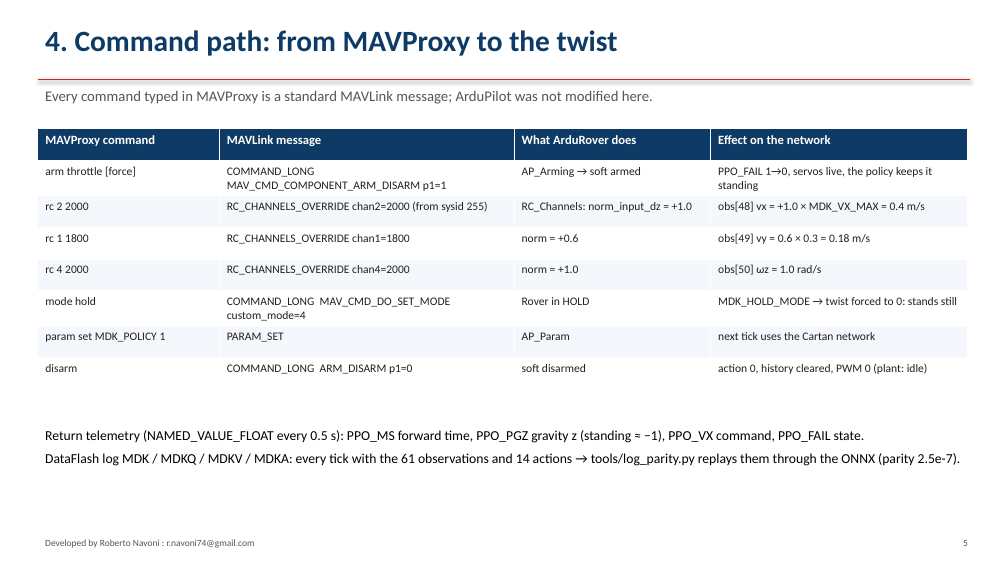
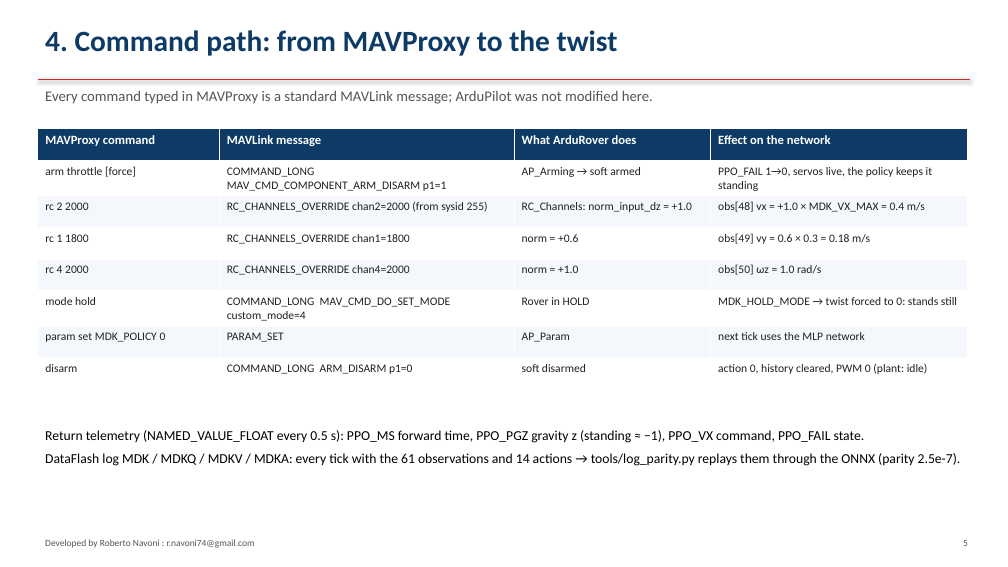
Before and after one commit to virtualrobotix/Arudpilot-Neural-Mixer, a slide deck: slide 5 of docs/architecture-integration.pptx. Drawn at 1008x567 pixels with LibreOffice and Linux fonts; fonts in the diff are those of the drawing. Boxes give left, top, right and bottom in pixels: in the first picture for what was removed or moved away, otherwise in the second. Text is boxed around its words. In the diff, an @@ line names an element or a change of style, - is before the commit and + after.

```diff
--- a/docs/architecture-integration.pptx
+++ b/docs/architecture-integration.pptx
@@ table at (x1=38, y1=129, x2=968, y2=383) @@
-row 7, column 1: param set MDK_POLICY 1
+row 7, column 1: param set MDK_POLICY 0
-row 7, column 4: next tick uses the Cartan network
+row 7, column 4: next tick uses the MLP network
```
Also in this commit, not shown: 6 other slides changed, 8 other files.
